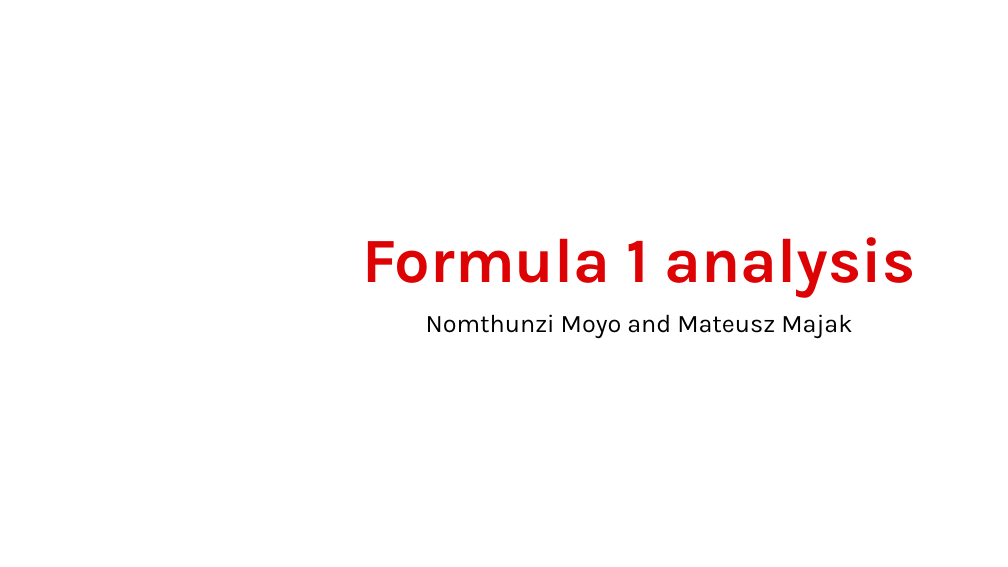
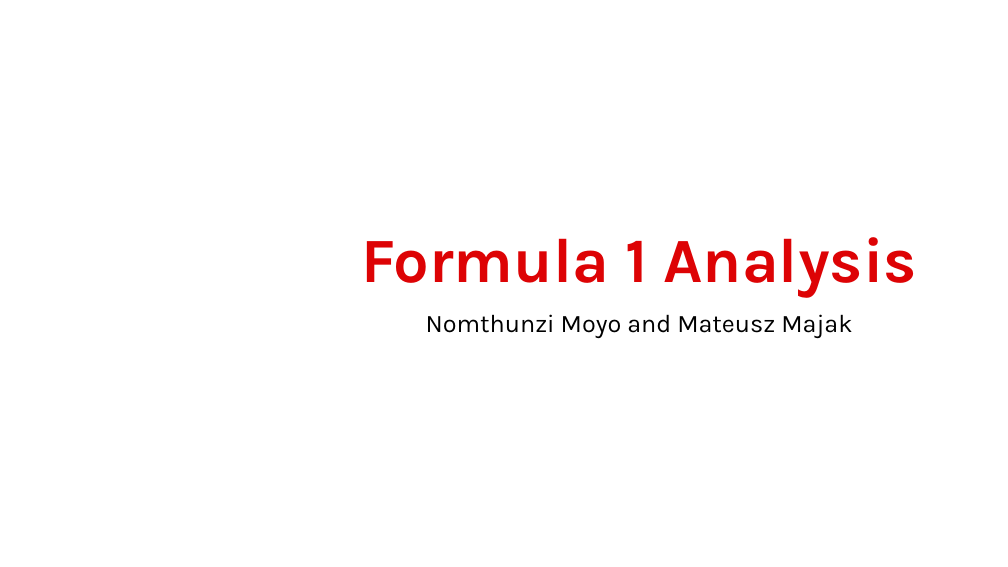
Before and after one commit to MateuszMajak/R_Visual, a slide deck: slide 1 of Presentation/F1_Presentation_Moyo_Majak.pptx. Drawn at 1008x567 pixels with LibreOffice and Linux fonts; fonts in the diff are those of the drawing; background and template pictures are left out. Boxes give left, top, right and bottom in pixels: in the first picture for what was removed or moved away, otherwise in the second. Text is boxed around its words. In the diff, an @@ line names an element or a change of style, - is before the commit and + after.

```diff
--- a/Presentation/F1_Presentation_Moyo_Majak.pptx
+++ b/Presentation/F1_Presentation_Moyo_Majak.pptx
@@ title at [361, 237, 916, 297]: text changed @@
-Formula 1 analysis
+Formula 1 Analysis
```
Also in this commit, not shown: 6 slides added.
